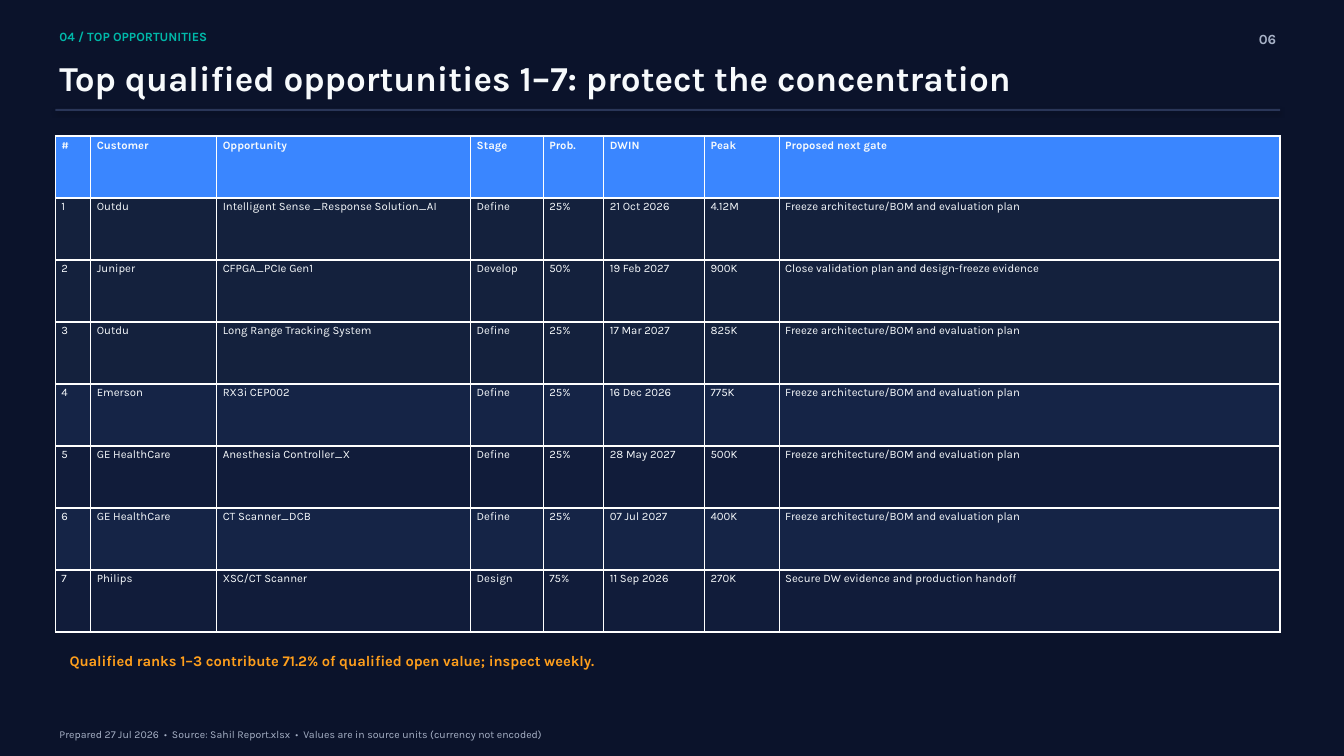
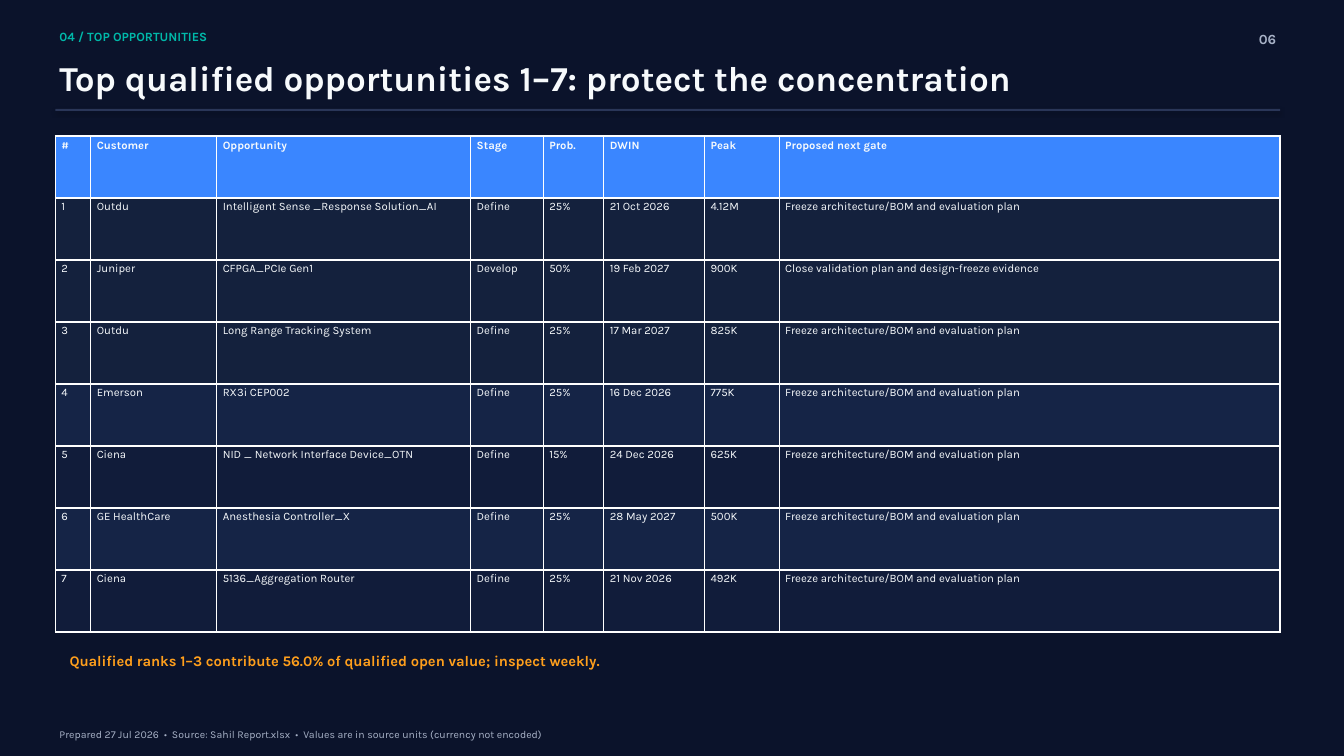
Before and after one commit to sahilpat28/Cursor_Sahil, a slide deck: slide 6 of qbr/output/Sahil_QBR_2026-07-29.pptx. Drawn at 1344x756 pixels with LibreOffice and Linux fonts; fonts in the diff are those of the drawing. Boxes give left, top, right and bottom in pixels: in the first picture for what was removed or moved away, otherwise in the second. Text is boxed around its words. In the diff, an @@ line names an element or a change of style, - is before the commit and + after.

```diff
--- a/qbr/output/Sahil_QBR_2026-07-29.pptx
+++ b/qbr/output/Sahil_QBR_2026-07-29.pptx
@@ table at <box>55,136,1280,632</box> @@
-row 6: 5 | GE HealthCare | Anesthesia Controller_X | Define | 25% | 28 May 2027 | 500K | Freeze architecture/BOM and evaluation plan
+row 6: 5 | Ciena | NID _ Network Interface Device_OTN | Define | 15% | 24 Dec 2026 | 625K | Freeze architecture/BOM and evaluation plan
-row 7: 6 | GE HealthCare | CT Scanner_DCB | Define | 25% | 07 Jul 2027 | 400K | Freeze architecture/BOM and evaluation plan
+row 7: 6 | GE HealthCare | Anesthesia Controller_X | Define | 25% | 28 May 2027 | 500K | Freeze architecture/BOM and evaluation plan
-row 8: 7 | Philips | XSC/CT Scanner | Design | 75% | 11 Sep 2026 | 270K | Secure DW evidence and production handoff
+row 8: 7 | Ciena | 5136_Aggregation Router | Define | 25% | 21 Nov 2026 | 492K | Freeze architecture/BOM and evaluation plan
@@ text at <box>70,655,600,670</box>: text changed @@
-Qualified ranks 1–3 contribute 71.2% of qualified open value; inspect weekly.
+Qualified ranks 1–3 contribute 56.0% of qualified open value; inspect weekly.
```
Also in this commit, not shown: 10 other slides changed, 3 other files.
